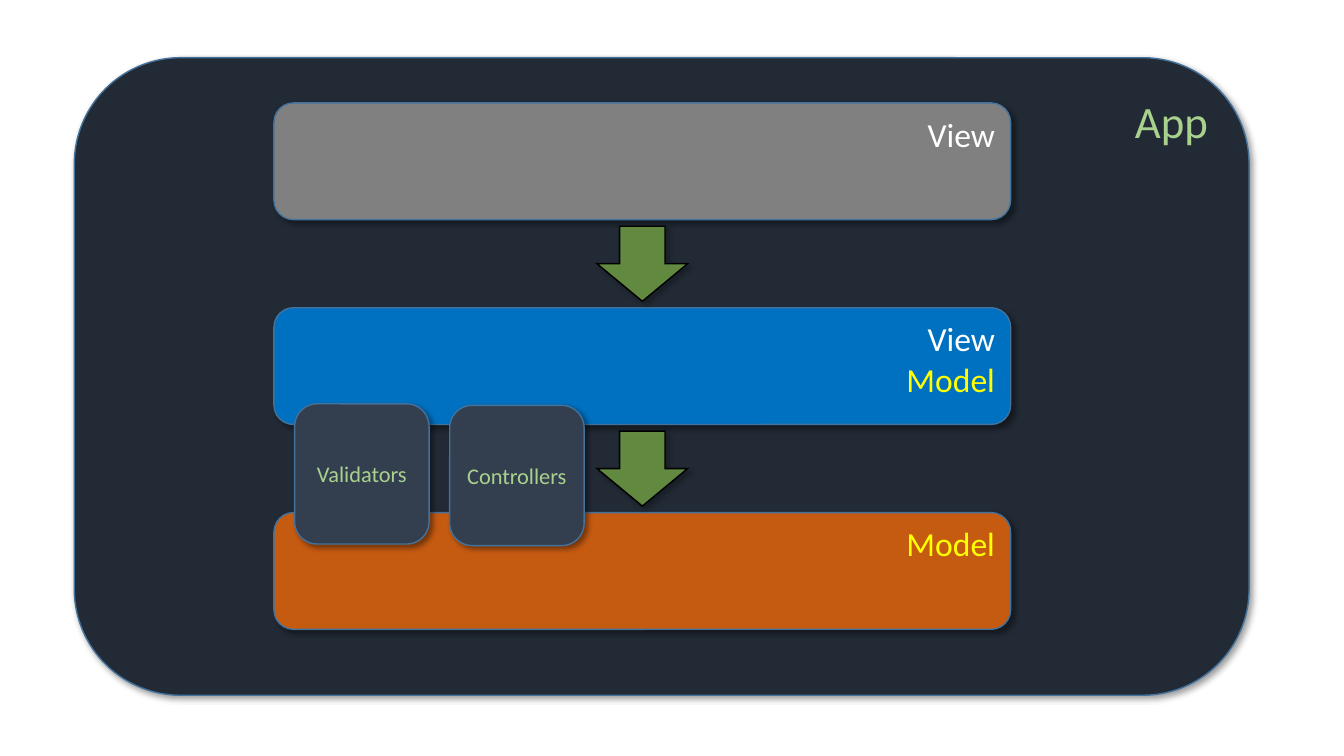
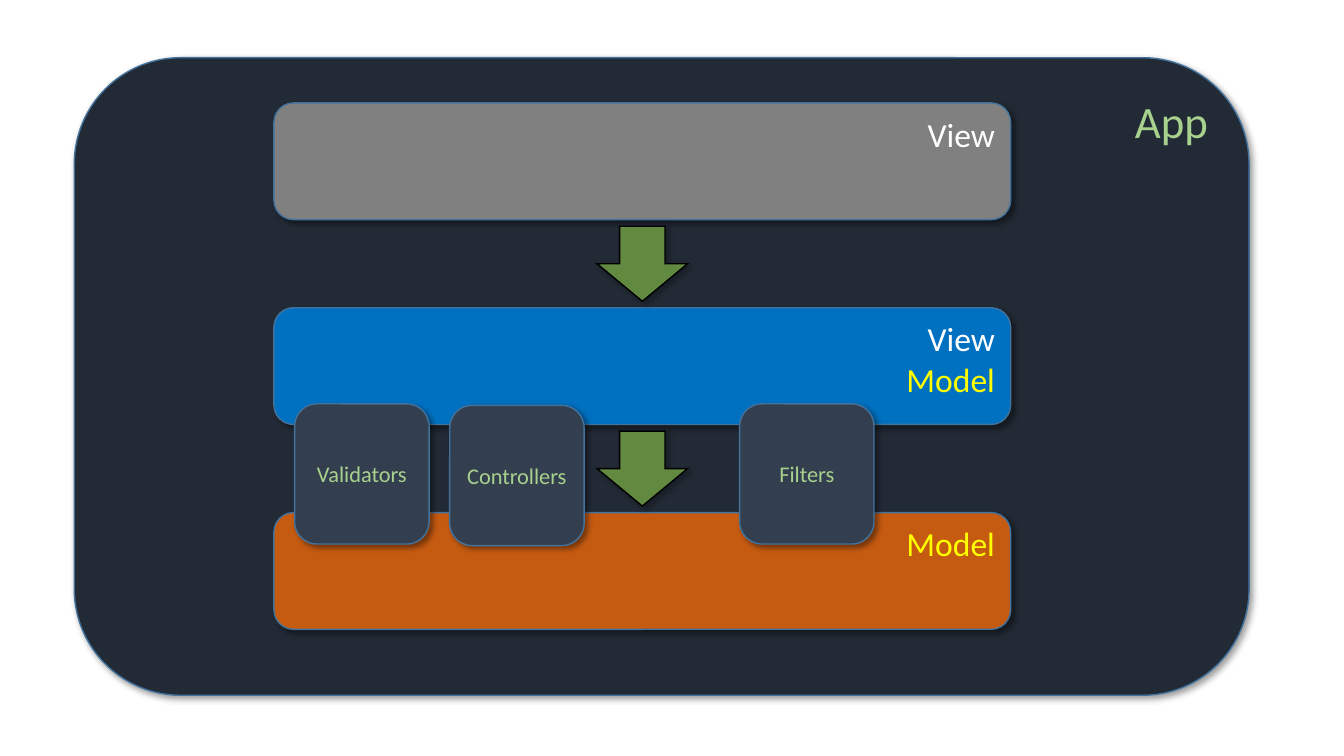
Before and after one commit to perl-easj/MVVMStarter, a slide deck: slide 3 of MVVMStarter/Presentation/MVVMStarter Oversigt.pptx. Drawn at 1344x756 pixels with LibreOffice and Linux fonts; fonts in the diff are those of the drawing. Boxes give left, top, right and bottom in pixels: in the first picture for what was removed or moved away, otherwise in the second. Text is boxed around its words. In the diff, an @@ line names an element or a change of style, - is before the commit and + after.

Commit message:
Updated DomainModel->Catalog, added section on Filters

```diff
--- a/MVVMStarter/Presentation/MVVMStarter Oversigt.pptx
+++ b/MVVMStarter/Presentation/MVVMStarter Oversigt.pptx
@@ rounded rectangle added at <box>740,404,874,544</box>, fill #333F50, outline #43739E 1 pt, 16 pt, text #A9D18E @@
+Filters
```
Also in this commit, not shown: 16 other slides changed, 6 slides added.
